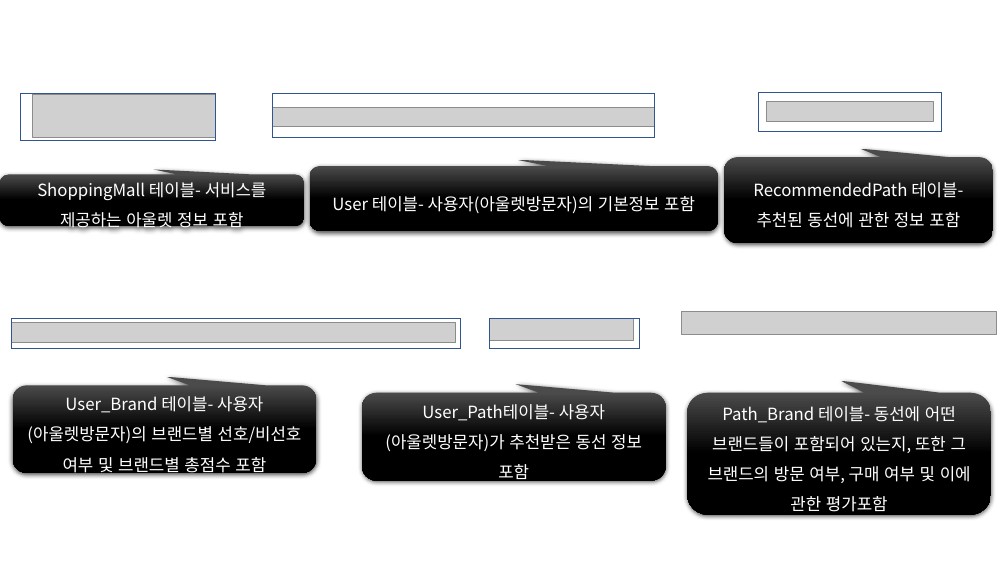
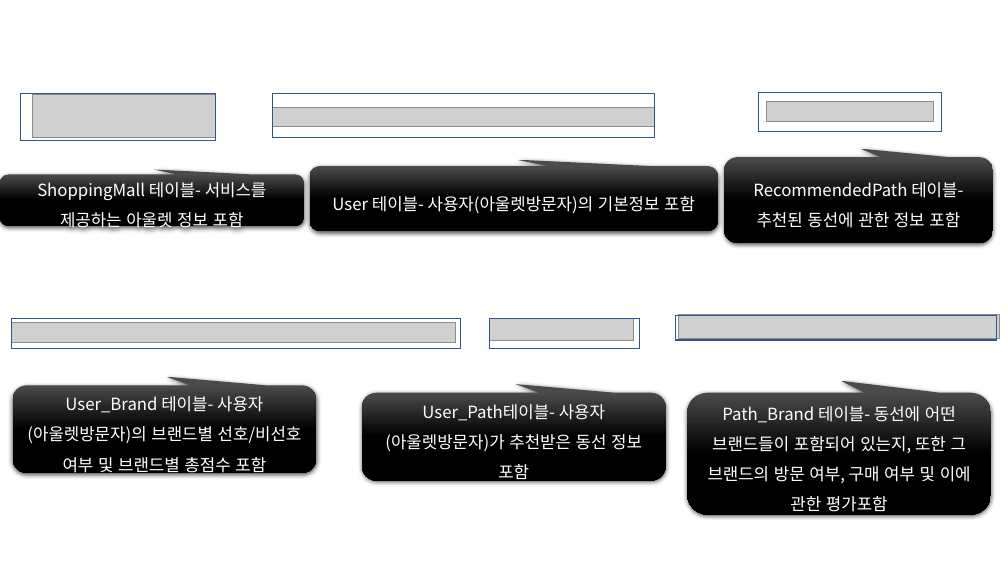
Before and after one commit to majung2/pumasi, a slide deck: slide 12 of 5조_SAD1.0.pptx. Drawn at 1008x567 pixels with LibreOffice and Linux fonts; fonts in the diff are those of the drawing; grey boxes stand for pictures. Boxes give left, top, right and bottom in pixels: in the first picture for what was removed or moved away, otherwise in the second. Text is boxed around its words. In the diff, an @@ line names an element or a change of style, - is before the commit and + after.

```diff
--- a/5조_SAD1.0.pptx
+++ b/5조_SAD1.0.pptx
@@ rectangle added at [675, 315, 997, 340], outline #325491 1 pt @@
@@ picture: place and size @@
-picture at [682, 311, 997, 334]
+picture at [678, 315, 1000, 339]
```
Also in this commit, not shown: 9 other slides changed, 5 slides added, 3 slides removed.
